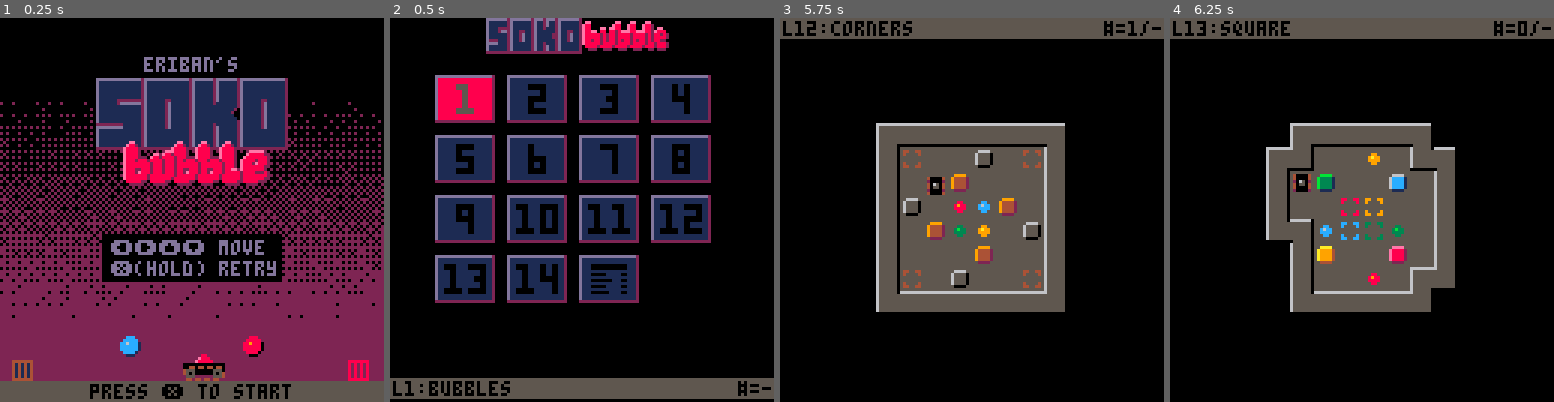
Above: before the commit, frames 1-4 (left to right).
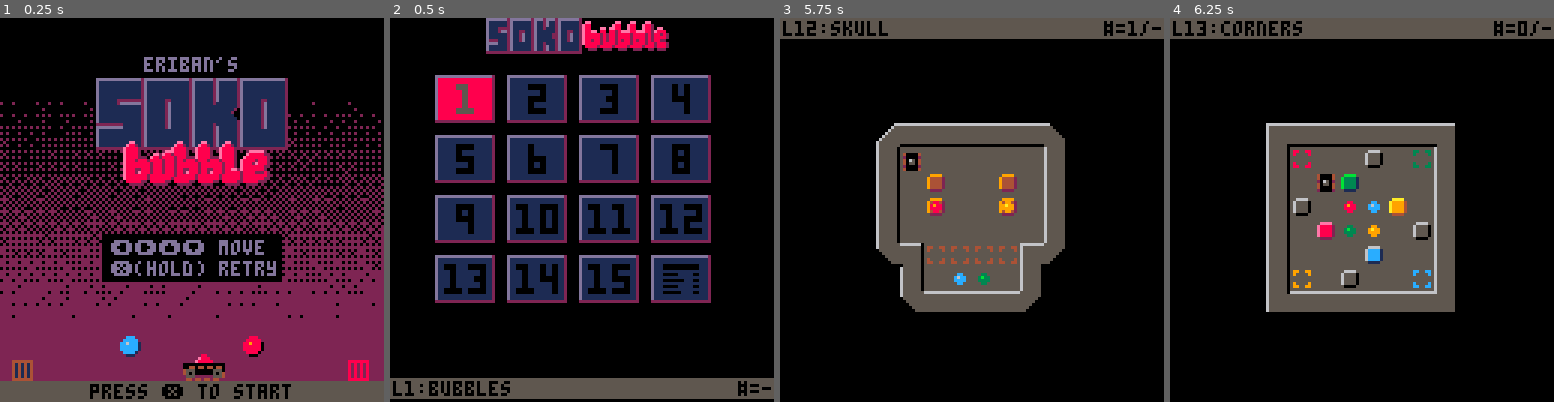
Above: after the commit, the same moments.

Repository: erwinbonsma/SokoBubbleP8
Game: PICO-8 cartridge sokobubble.p8
Same seed, same stepped clock (60 frames per second), same inputs: the game is played once before the commit and once after it.
Inputs:
- Up to frame 1 (0.25 s): no input
- Up to frame 2 (0.5 s): tap X (X key) at 0.33 s
- Up to frame 3 (5.75 s): tap O (Z key) at 0.7, 1.7, 2.1, 2.5, 2.9, 3.3, 3.7, 4.1, 4.5, 4.9, 5.3, 5.7 s; tap X (X key) at 1.07, 1.85, 2.97, 4.08, 5.2 s; hold Right 1.6-2.1 s; hold Up 2.15-2.42 s; hold Right 2.47-3.03 s; hold Left 3.08-3.58 s; hold Down 3.63-3.97 s; hold Right 4.02-4.68 s; hold Up 4.73-5.03 s; hold Left 5.08-5.68 s; hold Down from 5.73 s (still down)
- Up to frame 4 (6.25 s): release Down at 6.03 s; hold Right from 6.08 s (still down); tap O (Z key) at 6.1 s

Frame 1 is identical in both runs. In frame 2, 2.0% of the frame differs, in the area x 51-84%, y 61-75%; in frame 3, 5.7%; in frame 4, 6.7%, in the area x 13-75%, y 0-77%.

Commit message:
Add level 'skull'

Diff:
--- a/sokobubble.p8
+++ b/sokobubble.p8
@@ -37,8 +37,13 @@
  name="clover",
  mapdef={14,8,7,7}
 },{
+ name="skull",
+ mapdef={80,0,8,8},
+ id=15
+},{
  name="corners",
- mapdef={8,0,8,8}
+ mapdef={8,0,8,8},
+ id=12
 },{
  name="square",
  mapdef={40,0,8,8},
@@ -1576,14 +1581,14 @@
 0000000000000000000000000000000001010100000002020202020203000000010101000002020202020202000000020202020202020202020202020202020204141414140810181818181818080806041414141408101818181818180808090414141414081018181818181808080004141414140810181818181818080802
 0000000000000000000000000000000000000000000000000000000000000000000000000000000000000000000000000000000000000000000000000000000004040404040400000000000000000000000400000400001000000000000000000000000000000010000000000000000000000000000000100000000000000000
 __map__
-313636363636363231363636363636323136363636363632163636363636361716363636363636171b3136363636321b1636363636363617313636363636363231363601013636320000000000000000000000000000000000000000000000000000000000000000000000000000000000000000000000000000000000000000
-35100000000000353555000025006535351000000000003535460045450056353525000046002535313400004600333235750000000075353510000000006b3535100000000065350000000000000000000000000000000000000000000000000000000000000000000000000000000000000000000000000000000000000000
-3500000000000035350010600000003535000000000000353500107070000035351060010170003535106000007000353500557070550035350050507070653535005050707065350000000000000000000000000000000000000000000000000000000000000000000000000000000000000000000000000000000000000000
-3500005000702f353525005676400035357550765670553535655000006055353500006a79000035350000554500003535007010565000353500000000003a3c3e380000000066350000000000000000000000000000000000000000000000000000000000000000000000000000000000000000000000000000000000000000
-35000070000000353500506646002535357550765670553535655000006055353500007565000035333276756566003535007076005000353e380060600000353576006060003a3c0000000000000000000000000000000000000000000000000000000000000000000000000000000000000000000000000000000000000000
-350000540075553535000000700000353500000000000035350000404000003535004000005000351b354000005000353500755050750035357500000000003535750000000000350000000000000000000000000000000000000000000000000000000000000000000000000000000000000000000000000000000000000000
-3556002f0055753535450025000075353500000000000035356600757500763535250056000025351b350000560031343555000000005535357c000037555a3535750037565555350000000000000000000000000000000000000000000000000000000000000000000000000000000000000000000000000000000000000000
-333636363636363433363636363636343336363636363634183636363636361918363636363636191b3336363636341b1836363636363619333636363d3636343336363d363636340000000000000000000000000000000000000000000000000000000000000000000000000000000000000000000000000000000000000000
+313636363636363231363636363636323136363636363632163636363636361716363636363636171b3136363636321b1636363636363617313636363636363231363601013636321636360101363617163636363636361700000000000000000000000000000000000000000000000000000000000000000000000000000000
+35100000000000353555000025006535351000000000003535460045450056353525000046002535313400004600333235750000000075353510000000006b3535100000000065353510000000000035351000000000003500000000000000000000000000000000000000000000000000000000000000000000000000000000
+3500000000000035350010600000003535000000000000353500107070000035351060010170003535106000007000353500557070550035350050507070653535005050707065353500700000500035350070000040003500000000000000000000000000000000000000000000000000000000000000000000000000000000
+3500005000702f353525005676400035357550765670553535655000006055353500006a79000035350000554500003535007010565000353500000000003a3c3e380000000066353500700000500035350062000051003500000000000000000000000000000000000000000000000000000000000000000000000000000000
+35000070000000353500506646002535357550765670553535655000006055353500007565000035333276756566003535007076005000353e380060600000353576006060003a3c3500007656000035350000000000003500000000000000000000000000000000000000000000000000000000000000000000000000000000
+350000540075553535000000700000353500000000000035350000404000003535004000005000351b354000005000353500755050750035357500000000003535750000000000351832005575003119183245557565311900000000000000000000000000000000000000000000000000000000000000000000000000000000
+3556002f0055753535450025000075353500000000000035356600757500763535250056000025351b350000560031343555000000005535357c000037555a3535750037565555351b3500557500351b1b3500766600351b00000000000000000000000000000000000000000000000000000000000000000000000000000000
+333636363636363433363636363636343336363636363634183636363636361918363636363636191b3336363636341b1836363636363619333636363d3636343336363d363636341b1836363636191b1b1836363636191b00000000000000000000000000000000000000000000000000000000000000000000000000000000
 3136363636363231363b363b363231292936292932313636363636363200000000000000313636363636363231363636321b1b1b31363636363632000000000000000000000000000000000000000000000000000000000000000000000000000000000000000000000000000000000000000000000000000000000000000000
 3500560000003535753976397535261000000000283510000000000035000000000000003510000000000035350000003336363235100000707535000000000000000000000000000000000000000000000000000000000000000000000000000000000000000000000000000000000000000000000000000000000000000000
 3500370037703535000000000035260060004000283575507656705535000000000000003500705a5c500035350000500000753535750000700035000000000000000000000000000000000000000000000000000000000000000000000000000000000000000000000000000000000000000000000000000000000000000000
